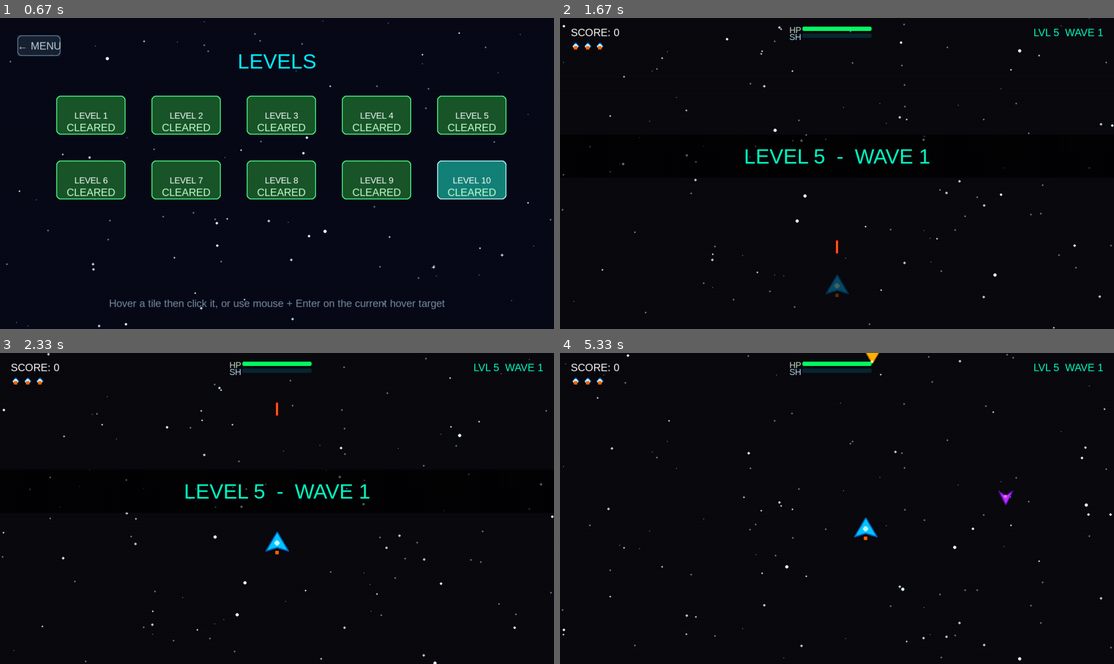
Above: before the commit, frames 1-4 (two rows, left to right).
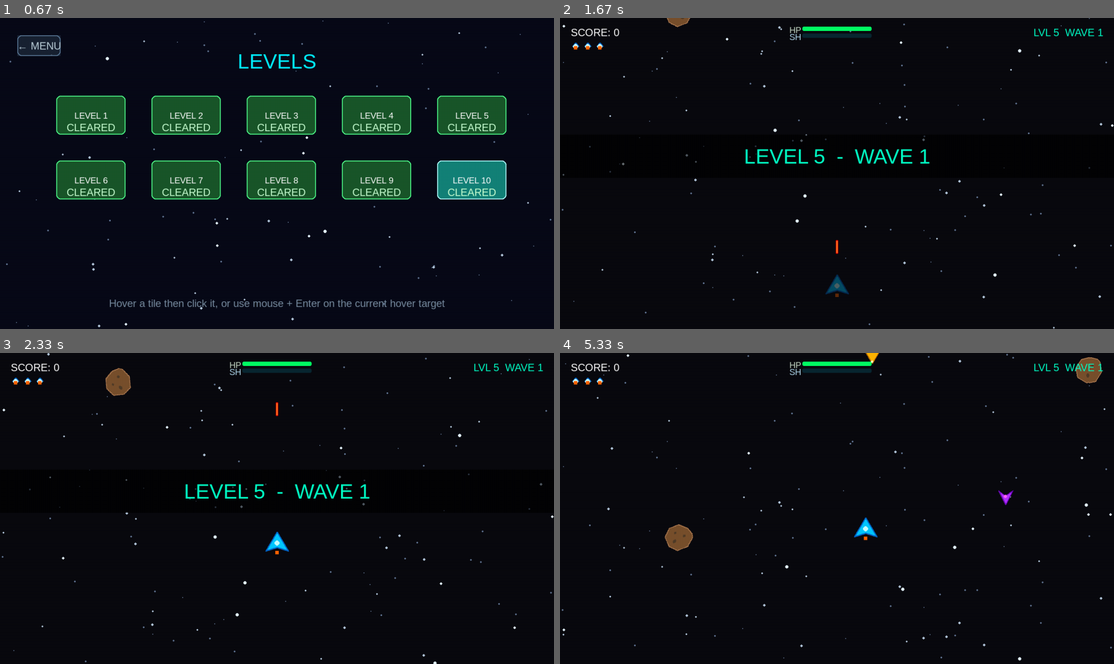
Above: after the commit, the same moments.

Repository: abdulqudoos181005/learning_pygame
Game: pygame game, started from src/game.py
Two runs of this game, one before a commit and one after it. Both use one fixed random seed, a clock stepped at 60 frames per second and the inputs below.
Inputs (mouse positions are in pixels of both pictures, inside the frame that each line leads up to):
- Up to frame 1 (0.67 s): click "Play Game" at 0.38 s
- Up to frame 2 (1.67 s): click "LEVEL 5" at 0.72 s; hold Esc 1-1.47 s; hold Up 1-1.47 s; move the mouse to (1014, 164) at 1.03 s; tap Space at 1.55 s
- Up to frame 3 (2.33 s): hold Up from 1.88 s (still down); move the mouse to (332, 576) at 1.92 s
- Up to frame 4 (5.33 s): release Up at 2.35 s; hold Right 2.43-2.9 s; move the mouse to (665, 580) at 2.47 s; hold Left 2.93-3.47 s; move the mouse to (1041, 617) at 2.97 s; hold Down 3.5-3.8 s; move the mouse to (692, 393) at 3.53 s; hold Left 3.83-4.23 s; move the mouse to (704, 446) at 3.87 s; hold Up 4.27-4.63 s; move the mouse to (809, 589) at 4.3 s; hold Right 4.67-5.3 s; move the mouse to (837, 545) at 4.7 s

Frame 1 is identical in both runs. In frame 2, less than 0.1% of the frame differs, in the area x 19-24%, y 0-3%; in frame 3, 0.3%; in frame 4, 0.6%, in the area x 18-98%, y 1-64%.

Commit message:
the 6th sprint done

Diff:
--- a/src/assets_loader.py
+++ b/src/assets_loader.py
@@ -245,6 +245,30 @@
             txt = self.hud_font.render("V", True, (255, 255, 255))
             surf.blit(txt, txt.get_rect(center=(w // 2, h // 2)))
 
+        elif name.startswith("asteroid_"):
+            # Asteroid hazard: irregular rock, sized by the requested chunk and rock color.
+            if "brown" in name:
+                rock_fill = (120, 80, 45)
+                rock_outline = (170, 120, 80)
+            else:
+                rock_fill = (130, 130, 130)
+                rock_outline = (190, 190, 190)
+
+            points = [
+                (w * 0.20, h * 0.10), (w * 0.55, h * 0.05), (w * 0.88, h * 0.25),
+                (w * 0.95, h * 0.60), (w * 0.75, h * 0.92), (w * 0.42, h * 0.98),
+                (w * 0.10, h * 0.78), (w * 0.02, h * 0.45), (w * 0.08, h * 0.20)
+            ]
+            pg.draw.polygon(surf, rock_fill, points)
+            pg.draw.polygon(surf, rock_outline, points, 2)
+            craters = [
+                (w * 0.28, h * 0.35, w * 0.12, h * 0.10),
+                (w * 0.62, h * 0.50, w * 0.16, h * 0.12),
+                (w * 0.38, h * 0.68, w * 0.12, h * 0.09),
+            ]
+            for cx, cy, cw, ch in craters:
+                pg.draw.ellipse(surf, (80, 60, 40) if "brown" in name else (90, 90, 90), (cx, cy, cw, ch))
+
         else:
             # Fallback graphic: bright magenta box with crosses so it stands out as an error
             pg.draw.rect(surf, (255, 0, 255), (0, 0, w, h), 2)
--- a/src/level_system.py
+++ b/src/level_system.py
@@ -146,6 +146,7 @@
         self.wave_index  = 0         # 0-based index into current level's waves list
         self.spawned     = 0         # Enemies spawned in the current wave so far
         self.spawn_timer = 0.0       # Countdown until next spawn
+        self.spawn_queue = []        # Queue of enemy types for smoother, data-structure-based spawning
         self.complete    = False     # True after Level 10 boss is defeated
         self._load_wave()
 
@@ -200,6 +201,13 @@
         """Reset per-wave counters for the current wave."""
         self.spawned     = 0
         self.spawn_timer = 0.0
+        self.spawn_queue = []
+        if not self.current_wave_cfg["boss"]:
+            import random
+            self.spawn_queue = [
+                random.choices(self.current_wave_cfg["types"], weights=self.current_wave_cfg["weights"])[0]
+                for _ in range(self.current_wave_cfg["count"])
+            ]
 
     def tick_spawn(self, dt):
         """
@@ -222,15 +230,20 @@
         if self.spawned >= cfg["count"]:
             return None
 
+        if not self.spawn_queue:
+            import random
+            self.spawn_queue = [
+                random.choices(cfg["types"], weights=cfg["weights"])[0]
+                for _ in range(cfg["count"])
+            ]
+
         self.spawn_timer -= dt
         if self.spawn_timer > 0:
             return None
 
         self.spawn_timer = cfg["spawn_delay"]
         self.spawned += 1
-
-        import random
-        return random.choices(cfg["types"], weights=cfg["weights"])[0]
+        return self.spawn_queue.pop(0)
 
     def wave_finished_spawning(self):
         """True when all enemies for this wave have been queued."""
--- a/src/sprites.py
+++ b/src/sprites.py
@@ -409,6 +409,44 @@
             state.all_sprites.add(l)
 
 
+class Asteroid(pg.sprite.Sprite):
+    """Hazard rock that drifts downward and damages the player on impact."""
+    SIZES = ("small", "medium", "large")
+    COLORS = ("brown", "grey")
+    DAMAGE_BY_SIZE = {"small": 8, "medium": 15, "large": 25}
+    SIZE_TO_SCALE = {"small": 32, "medium": 48, "large": 64}
+
+    def __init__(self, game, x=None, y=None, size=None, color=None):
+        super().__init__()
+        self.game = game
+        self.size = size or random.choice(self.SIZES)
+        self.color = color or random.choice(self.COLORS)
+        self.damage = self.DAMAGE_BY_SIZE[self.size]
+
+        scale = self.SIZE_TO_SCALE[self.size]
+        self.image = self.game.assets.get_image(f"asteroid_{self.size}_{self.color}", scale, scale)
+        self.rect = self.image.get_rect(center=(x or random.randint(40, self.game.width - 40), y or -40))
+
+        self.speed_y = random.uniform(70, 120) * ({"small": 1.0, "medium": 1.2, "large": 1.4}[self.size])
+        self.speed_x = random.uniform(-30, 30)
+        self.spin = random.uniform(-35, 35)
+        self.rotation = random.uniform(0, 360)
+
+    def update(self, dt):
+        self.rect.x += self.speed_x * dt
+        self.rect.y += self.speed_y * dt
+        self.rotation += self.spin * dt
+        self.image = pg.transform.rotate(self.game.assets.get_image(
+            f"asteroid_{self.size}_{self.color}",
+            self.SIZE_TO_SCALE[self.size],
+            self.SIZE_TO_SCALE[self.size],
+        ), self.rotation)
+        self.rect = self.image.get_rect(center=self.rect.center)
+
+        if self.rect.top > self.game.height + 40 or self.rect.left > self.game.width + 50 or self.rect.right < -50:
+            self.kill()
+
+
 class Missile(pg.sprite.Sprite):
     """
     A homing missile that targets the highest-health enemy on screen.
--- a/src/states.py
+++ b/src/states.py
@@ -2,7 +2,7 @@
 import pygame as pg
 import random
 import math
-from sprites import Player, Enemy, Laser, Boss, PowerUp, Missile
+from sprites import Player, Enemy, Laser, Boss, PowerUp, Missile, Asteroid
 from fx import Starfield, spawn_explosion, spawn_sparks
 from save_system import SaveSystem
 from level_system import LevelSystem
@@ -408,6 +408,8 @@
         self.powerups      = pg.sprite.Group()
         self.particles     = pg.sprite.Group()
         self.missiles      = pg.sprite.Group()   # Sprint 2: homing missiles group
+        self.asteroids     = pg.sprite.Group()   # Sprint 6: hazard rocks
+        self.asteroid_timer = 0.0
 
         # Initialize Player in the center-bottom of the viewport
         self.player = Player(self.game, self.game.width // 2, self.game.height - 100)
@@ -467,7 +469,13 @@
         # 2. BACKGROUND ANIMATION
         self.starfield.update(dt)
 
-        # 3. ENEMY SPAWNING via LevelSystem
+        # 3. ASTEROID HAZARDS (Sprint 6)
+        self.asteroid_timer -= dt
+        if self.asteroid_timer <= 0:
+            self._spawn_asteroid()
+            self.asteroid_timer = random.uniform(2.2, 4.5)
+
+        # 4. ENEMY SPAWNING via LevelSystem
         if self.wave_intro_timer > 0:
             # Freeze enemy spawning while the wave intro text is showing
             self.wave_intro_timer -= dt
@@ -520,15 +528,32 @@
                     self.game.change_state(GameCompleteState(self.game, self.score))
                     return
 
-        # 4. SPRITE & PARTICLE PHYSICS
+        # 5. SPRITE & PARTICLE PHYSICS
         self.all_sprites.update(dt)
         self.particles.update(dt)
 
-        # 5. COLLISION CHECKS
+        # 6. COLLISION CHECKS
         self._check_collisions()
+
+    def _spawn_asteroid(self):
+        """Spawns a hazard asteroid from the top of the screen."""
+        size = random.choices(["small", "medium", "large"], weights=[0.55, 0.30, 0.15])[0]
+        asteroid = Asteroid(self.game, x=random.randint(40, self.game.width - 40), y=-60, size=size)
+        self.asteroids.add(asteroid)
+        self.all_sprites.add(asteroid)
 
     def _check_collisions(self):
         """Handles hitbox intersections between game elements."""
+
+        # 0. Asteroids hitting the player
+        player_asteroid_hits = pg.sprite.spritecollide(self.player, self.asteroids, True)
+        for asteroid in player_asteroid_hits:
+            spawn_explosion(self.particles, asteroid.rect.centerx, asteroid.rect.centery, color=(150, 110, 80), count=18)
+            if self.player.get_hit(asteroid.damage):
+                spawn_explosion(self.particles, self.player.rect.centerx, self.player.rect.centery, color=(0, 200, 255), count=40)
+                if self.player.lives <= 0:
+                    self.game.change_state(GameOverState(self.game, self.score))
+                    return
 
         # 1. Player lasers hitting enemies
         # pg.sprite.groupcollide detects intersections between sprites of two groups.
--- /dev/null
+++ b/tests/test_sprint6.py
@@ -0,0 +1,39 @@
+import os
+import sys
+import unittest
+
+os.environ.setdefault('SDL_VIDEODRIVER', 'dummy')
+os.environ.setdefault('SDL_AUDIODRIVER', 'dummy')
+
+sys.path.insert(0, os.path.abspath(os.path.join(os.path.dirname(__file__), '..', 'src')))
+
+import pygame
+
+pygame.init()
+pygame.display.set_mode((1280, 720))
+
+from level_system import LevelSystem
+from sprites import Asteroid
+
+
+class Sprint6FeaturesTest(unittest.TestCase):
+    def test_level_system_uses_spawn_queue(self):
+        system = LevelSystem(starting_level=1)
+        self.assertTrue(hasattr(system, 'spawn_queue'))
+        self.assertTrue(hasattr(system, 'tick_spawn'))
+        system.spawn_queue.clear()
+        system.spawn_queue.extend(['scout', 'stinger'])
+        self.assertEqual(system.tick_spawn(0.0), 'scout')
+        self.assertEqual(system.tick_spawn(0.0), 'stinger')
+
+    def test_asteroid_types_exist(self):
+        self.assertTrue(hasattr(Asteroid, 'SIZES'))
+        self.assertTrue(hasattr(Asteroid, 'COLORS'))
+        self.assertIn('small', Asteroid.SIZES)
+        self.assertIn('large', Asteroid.SIZES)
+        self.assertIn('brown', Asteroid.COLORS)
+        self.assertIn('grey', Asteroid.COLORS)
+
+
+if __name__ == '__main__':
+    unittest.main()
